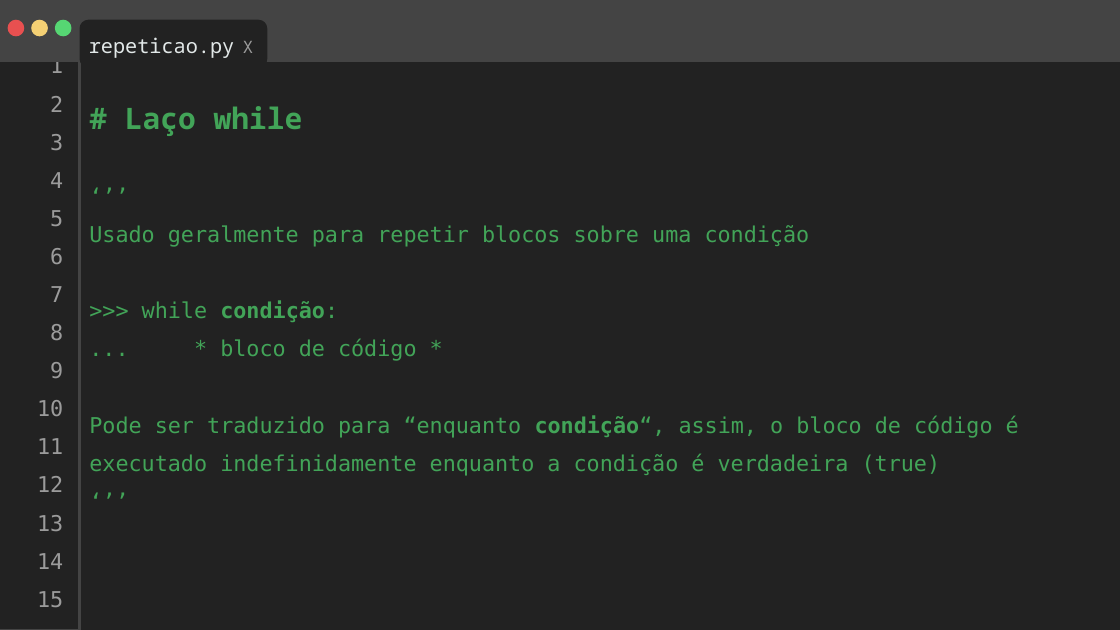
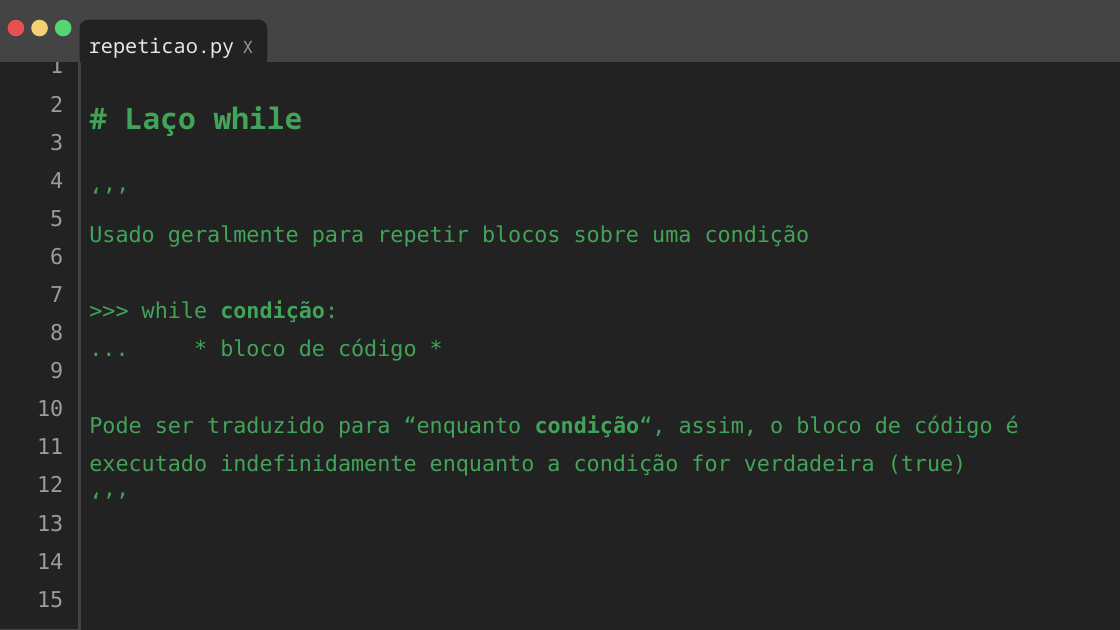
Before and after one commit to GUIOLBEL/Curso-UEM, a slide deck: slide 18 of slides/dia3/Slides Capacitação Python Dia 3.pptx. Drawn at 1120x630 pixels with LibreOffice and Linux fonts; fonts in the diff are those of the drawing. Boxes give left, top, right and bottom in pixels: in the first picture for what was removed or moved away, otherwise in the second. Text is boxed around its words. In the diff, an @@ line names an element or a change of style, - is before the commit and + after.

```diff
--- a/slides/dia3/Slides Capacitação Python Dia 3.pptx
+++ b/slides/dia3/Slides Capacitação Python Dia 3.pptx
@@ text at box(89, 415, 1019, 476): text changed @@
-Pode ser traduzido para “enquanto condição“, assim, o bloco de código é executado indefinidamente enquanto a condição é verdadeira (true)
+Pode ser traduzido para “enquanto condição“, assim, o bloco de código é executado indefinidamente enquanto a condição for verdadeira (true)
```
Also in this commit, not shown: 1 other slide changed, 1 other file.
